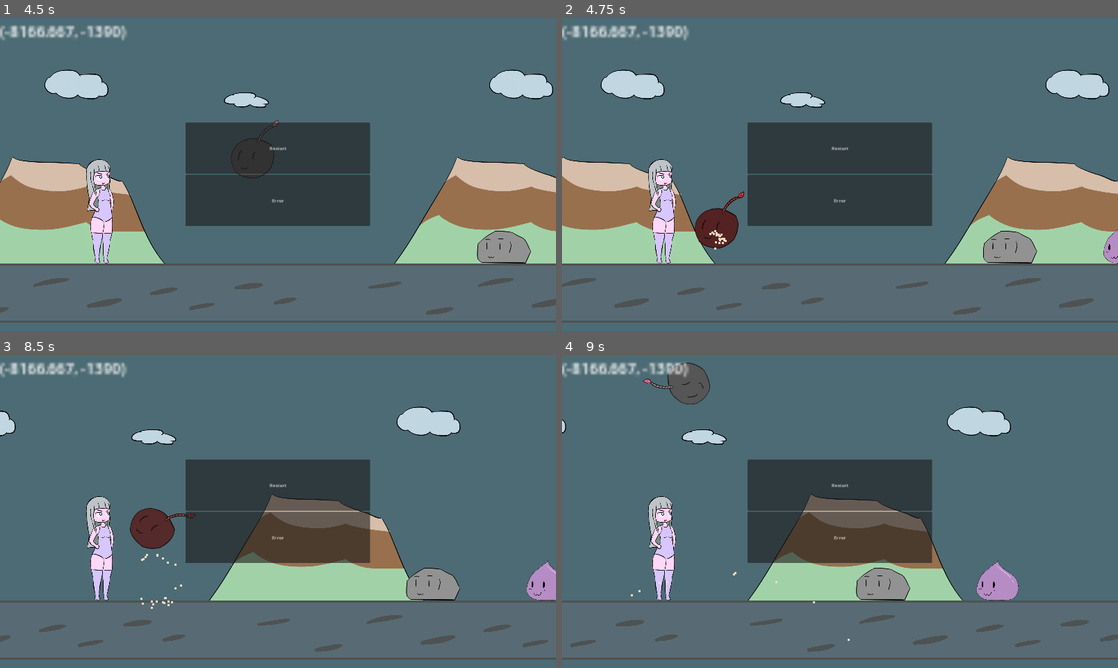
Above: before the commit, frames 1-4 (two rows, left to right).
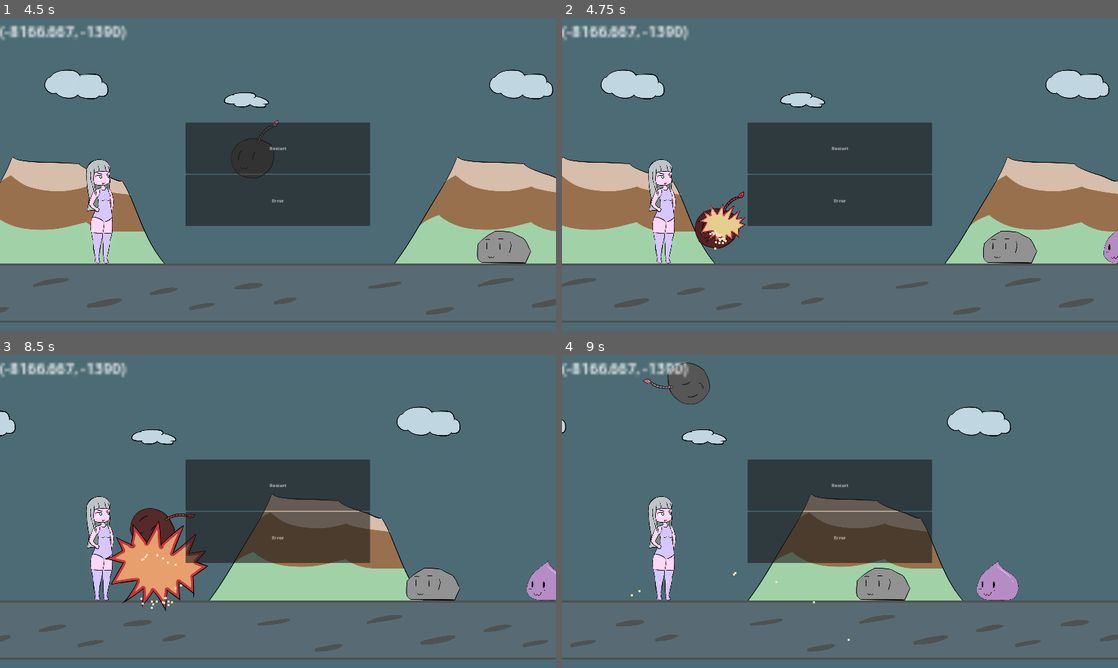
Above: after the commit, the same moments.

Repository: BeatMil/Animurun
Game: Godot game, scene res://Scenes/Forest.tscn
Same seed, same stepped clock (60 frames per second), same inputs: the game is played once before the commit and once after it.
Inputs:
- Up to frame 1 (4.5 s): hold D (move_right) 0.53-1.25 s; hold J (attack) 0.53-1.25 s; tap Space (jump) at 0.77, 3.77 s; click "Restart" at 1.25 s; click "Restart" at 2 s; click "Restart" at 2.75 s; hold D (move_right) 3.53-4.28 s; tap K (block) at 3.6 s; hold A (move_left) from 4.28 s (still down); hold L (dodge) from 4.28 s (still down)
- Up to frame 2 (4.75 s): keep holding A (move_left); keep holding L (dodge)
- Up to frame 3 (8.5 s): release A (move_left) at 5.03 s; release L (dodge) at 5.03 s; hold D (move_right) 5.03-6.53 s; tap J (attack) at 5.1 s; tap Space (jump) at 5.27, 6.02, 6.77, 8.27 s; hold K (block) 5.78-6.53 s; hold A (move_left) 6.53-7.28 s; tap L (dodge) at 6.6 s; hold D (move_right) 7.28-8.03 s; hold J (attack) 7.28-8.03 s; hold A (move_left) from 8.03 s (still down); tap K (block) at 8.1 s
- Up to frame 4 (9 s): keep holding A (move_left); hold L (dodge) from 8.78 s (still down)

Frame 1 is identical in both runs. In frame 2, 0.5% of the frame differs, in the area x 24-33%, y 59-73%; in frame 3, 2.6%, in the area x 18-38%, y 53-82%; in frame 4, nothing differs.

Commit message:
Add explosion_bad sprite to explosion XD

Diff:
--- a/Nodes/Hitboxes/explosion_hitbox.tscn
+++ b/Nodes/Hitboxes/explosion_hitbox.tscn
@@ -1,9 +1,71 @@
-[gd_scene load_steps=3 format=3 uid="uid://bixi2741lfnmo"]
+[gd_scene load_steps=7 format=3 uid="uid://bixi2741lfnmo"]
 
 [ext_resource type="Script" path="res://scripts/ExplosionHitbox.gd" id="1_b8gr4"]
+[ext_resource type="Texture2D" uid="uid://dnq1nnxxelurt" path="res://Media/sprites/explosion_bad.png" id="2_688bg"]
 
 [sub_resource type="RectangleShape2D" id="RectangleShape2D_3pcvt"]
 size = Vector2(625, 625)
+
+[sub_resource type="Animation" id="Animation_cchfa"]
+resource_name = "explode"
+length = 0.4
+tracks/0/type = "value"
+tracks/0/imported = false
+tracks/0/enabled = true
+tracks/0/path = NodePath("ExplosionBad:scale")
+tracks/0/interp = 1
+tracks/0/loop_wrap = true
+tracks/0/keys = {
+"times": PackedFloat32Array(0, 0.2),
+"transitions": PackedFloat32Array(1, 1),
+"update": 0,
+"values": [Vector2(0.2, 0.2), Vector2(1.8, 1.8)]
+}
+tracks/1/type = "value"
+tracks/1/imported = false
+tracks/1/enabled = true
+tracks/1/path = NodePath("ExplosionBad:modulate")
+tracks/1/interp = 1
+tracks/1/loop_wrap = true
+tracks/1/keys = {
+"times": PackedFloat32Array(0, 0.1, 0.2, 0.3, 0.4, 0.5),
+"transitions": PackedFloat32Array(1, 1, 1, 1, 1, 1),
+"update": 0,
+"values": [Color(1, 1, 1, 1), Color(1, 0.694118, 0.694118, 1), Color(1, 1, 1, 1), Color(1, 0.694118, 0.694118, 1), Color(1, 1, 1, 1), Color(1, 0.694118, 0.694118, 1)]
+}
+
+[sub_resource type="Animation" id="Animation_4fvvs"]
+length = 0.001
+tracks/0/type = "value"
+tracks/0/imported = false
+tracks/0/enabled = true
+tracks/0/path = NodePath("ExplosionBad:scale")
+tracks/0/interp = 1
+tracks/0/loop_wrap = true
+tracks/0/keys = {
+"times": PackedFloat32Array(0),
+"transitions": PackedFloat32Array(1),
+"update": 0,
+"values": [Vector2(1.8, 1.8)]
+}
+tracks/1/type = "value"
+tracks/1/imported = false
+tracks/1/enabled = true
+tracks/1/path = NodePath("ExplosionBad:modulate")
+tracks/1/interp = 1
+tracks/1/loop_wrap = true
+tracks/1/keys = {
+"times": PackedFloat32Array(0),
+"transitions": PackedFloat32Array(1),
+"update": 0,
+"values": [Color(1, 1, 1, 1)]
+}
+
+[sub_resource type="AnimationLibrary" id="AnimationLibrary_akqmn"]
+_data = {
+"RESET": SubResource("Animation_4fvvs"),
+"explode": SubResource("Animation_cchfa")
+}
 
 [node name="Hitbox" type="Area2D"]
 collision_layer = 0
@@ -18,5 +80,16 @@
 one_shot = true
 autostart = true
 
+[node name="ExplosionBad" type="Sprite2D" parent="."]
+position = Vector2(34, -81)
+scale = Vector2(1.8, 1.8)
+texture = ExtResource("2_688bg")
+
+[node name="AnimationPlayer" type="AnimationPlayer" parent="."]
+autoplay = "explode"
+libraries = {
+"": SubResource("AnimationLibrary_akqmn")
+}
+
 [connection signal="body_entered" from="." to="." method="_on_body_entered"]
 [connection signal="timeout" from="Timer" to="." method="_on_timer_timeout"]
Binary file added: Media/sprites/explosion_bad.png
Not shown, added: Media/sprites/explosion_bad.png.import
